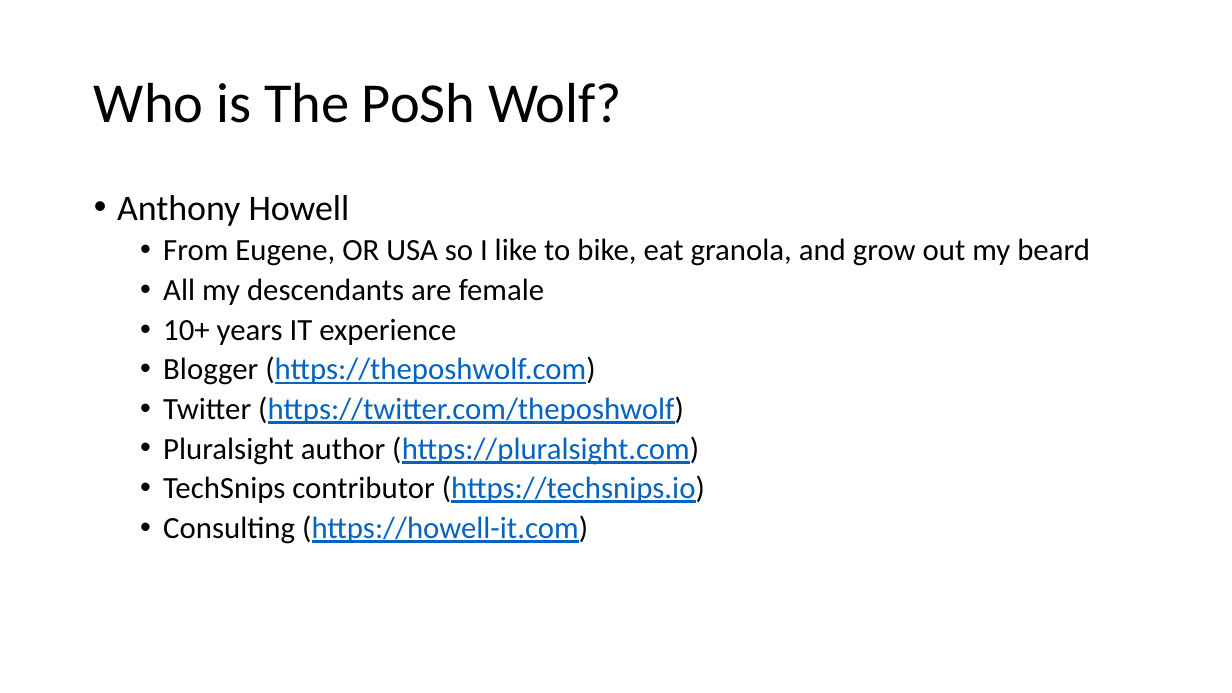
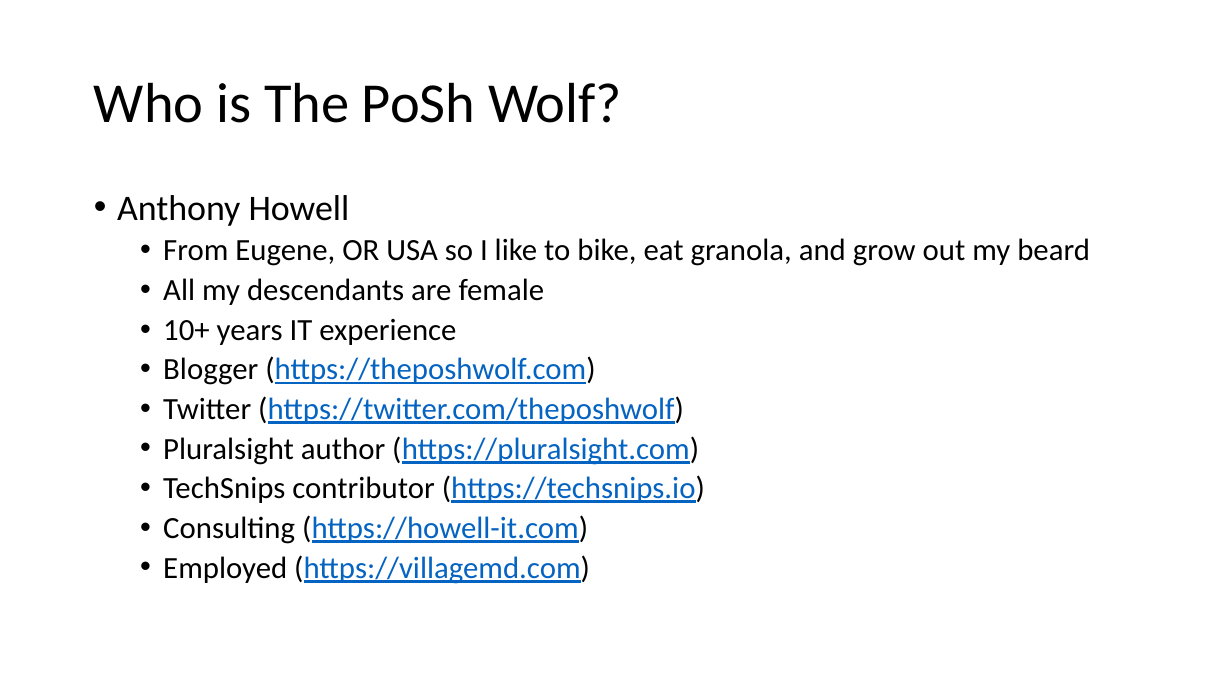
Before and after one commit to ThePoShWolf/Sessions, a slide deck: slide 2 of 2021-04-29 - PowerShell Summit 2021 - Practically Regexing/PowerShell Summit 2021 - Practically Regexing.pptx. Drawn at 1232x693 pixels with LibreOffice and Linux fonts; fonts in the diff are those of the drawing; background and template pictures are left out. Boxes give left, top, right and bottom in pixels: in the first picture for what was removed or moved away, otherwise in the second. Text is boxed around its words. In the diff, an @@ line names an element or a change of style, - is before the commit and + after.

```diff
--- a/2021-04-29 - PowerShell Summit 2021 - Practically Regexing/PowerShell Summit 2021 - Practically Regexing.pptx
+++ b/2021-04-29 - PowerShell Summit 2021 - Practically Regexing/PowerShell Summit 2021 - Practically Regexing.pptx
@@ text at [163,555,590,584]: paragraph added @@
+  • Employed (https://villagemd.com)
```
Also in this commit, not shown: 1 other slide changed, 1 other file.
